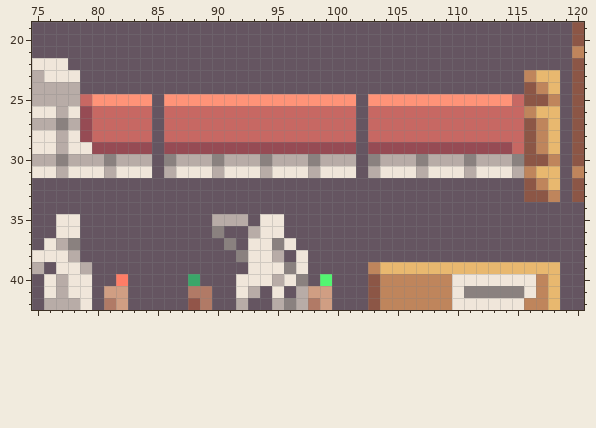
Pixel-art file, stored at Assets/Yaya/Artwork/Environment/Furniture.ase. That is the earlier state.
256x256 pixels, 1 frame. Colours within 5 levels of each other are drawn and written as one. Shown: x 75..120, y 19..42.
After the commit:
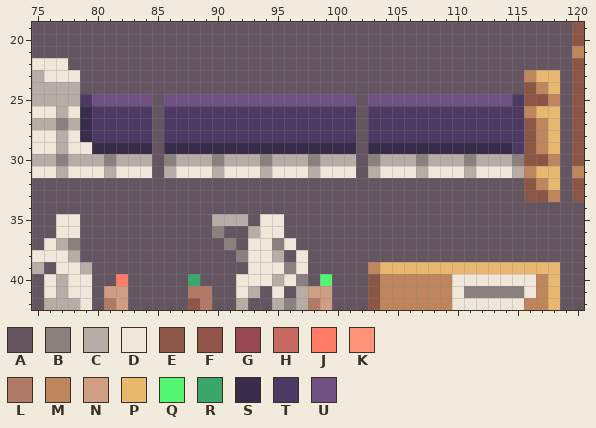
Palette (. is transparent): A #655561  B #8a817f  C #b8aca7  D #f0e6da  E #8c5646  F #925549  G #964b54  H #c76863  J #ff7d66  K #ff9378  L #b17a66  M #bf855c  N #d09e83  P #e8b86f  Q #53f571  R #3aa669  S #372c4a  T #4d3a64  U #6f5283
Edits made:
Changed rows in their new state; - is an unchanged pixel.
Layer "Furniture":
first column x 79:
25 TUUUUU-UUUUUUUUUUUUUUUU-UUUUUUUUUUUUT
26 STTTTT-TTTTTTTTTTTTTTTT-TTTTTTTTTTTTT
27 STTTTT-TTTTTTTTTTTTTTTT-TTTTTTTTTTTTT
28 STTTTT-TTTTTTTTTTTTTTTT-TTTTTTTTTTTTT
29 -SSSSS-SSSSSSSSSSSSSSSS-SSSSSSSSSSSST
Pixel boxes of the changes (left, top, right, bottom) in both pictures:
changed: (80, 94, 524, 154)
